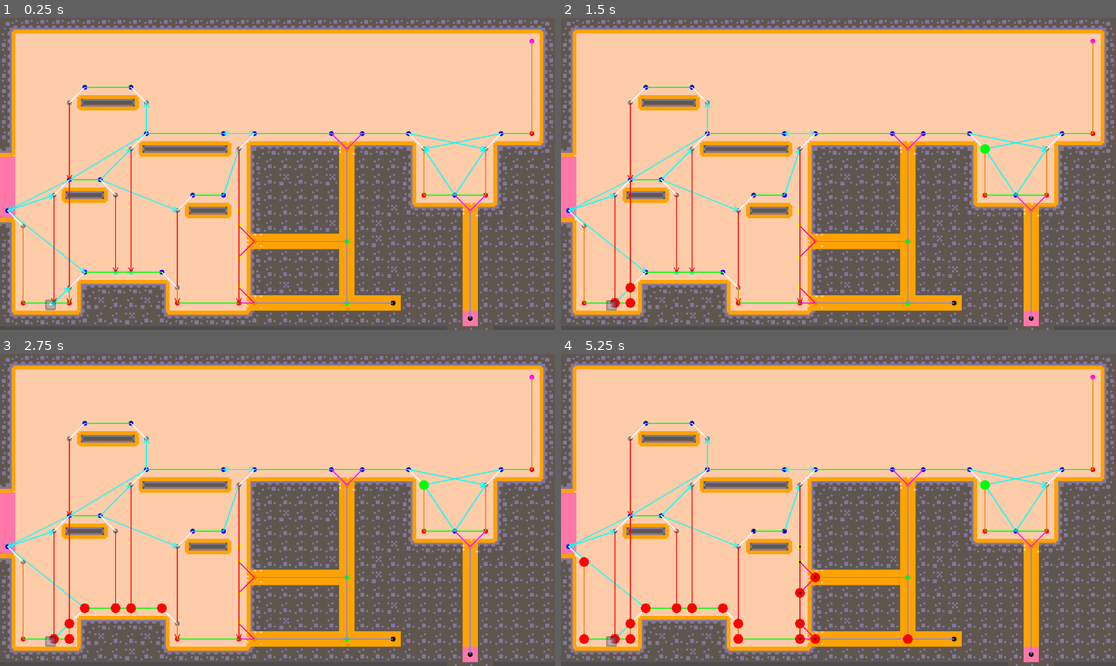
Above: before the commit, frames 1-4 (two rows, left to right).
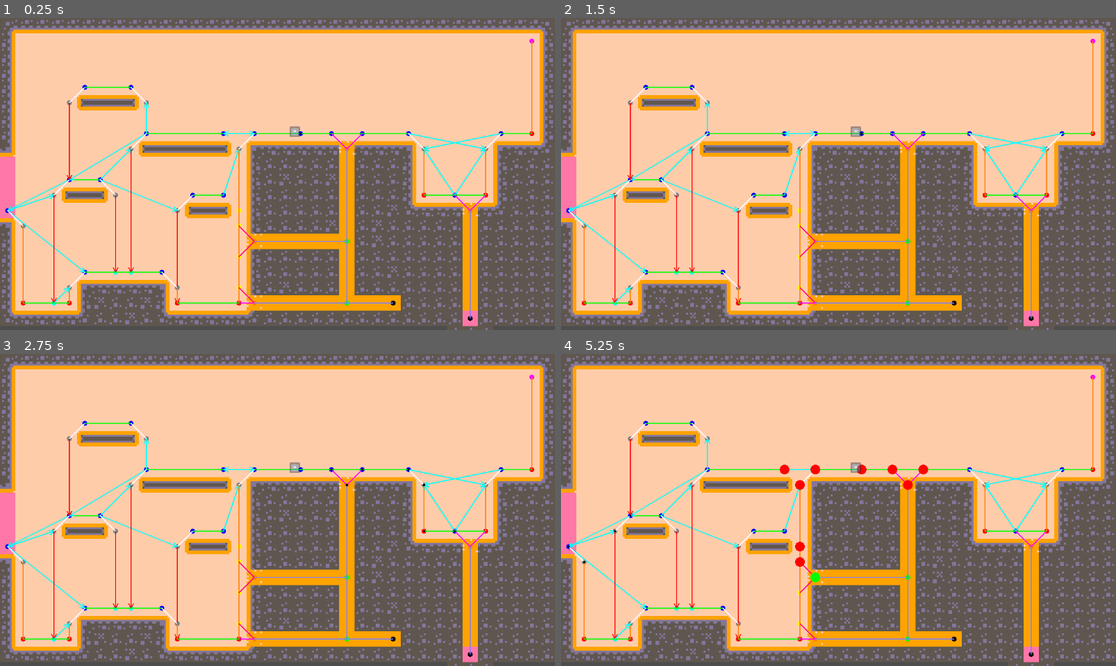
Above: after the commit, the same moments.

Repository: marolmmar1/TFG
Game: Godot game, scene res://Develop/Bioma.tscn
Same seed, same stepped clock (60 frames per second), same inputs: the game is played once before the commit and once after it. The engine's default icon, where the game draws it, is replaced by a stand-in: a white triangle on a blue panel in a dark square.
Inputs (mouse positions are in pixels of both pictures, inside the frame that each line leads up to):
- Up to frame 1 (0.25 s): no input
- Up to frame 2 (1.5 s): tap Enter at 0.5 s; move the mouse to (960, 158) at 0.52 s; click (960, 158) at 0.67 s; tap Space at 1.25 s; drag from (727, 189) to (566, 189) at 1.27 s
- Up to frame 3 (2.75 s): tap Enter at 2 s; move the mouse to (333, 441) at 2.02 s; click (333, 441) at 2.17 s
- Up to frame 4 (5.25 s): tap Space at 2.75, 4.25 s; drag from (810, 572) to (672, 463) at 2.77 s; tap Enter at 3.5 s; move the mouse to (1005, 556) at 3.52 s; click (1005, 556) at 3.67 s; drag from (672, 463) to (566, 525) at 4.27 s; move the mouse to (866, 510) at 5.02 s; click (866, 510) at 5.17 s

The runs differ from the first frame. In frame 1, 0.4% of the frame differs, in the area x 8-55%, y 34-94%; in frame 2, 0.5%; in frame 3, 0.7%; in frame 4, 1.5%, in the area x 1-78%, y 34-94%.
Error after the commit: Invalid type in function 'map_to_local' in base 'TileMap'. Cannot convert argument 1 from Nil to Vector2i. (res://AStarGraph/tile_map_helper.gd:79)

Commit message:
general bug fixing

Diff:
--- a/AStar/AStar.tscn
+++ /dev/null
@@ -1,21 +0,0 @@
-[gd_scene load_steps=5 format=3 uid="uid://ci6e23n678kxs"]
-
-[ext_resource type="Script" path="res://AStar/a_star_graph.gd" id="1_k4lbb"]
-[ext_resource type="Script" path="res://AStar/tile_map_helper.gd" id="2_4l024"]
-[ext_resource type="Script" path="res://AStar/nodes_helper.gd" id="3_txqkn"]
-[ext_resource type="Script" path="res://AStar/link_helper.gd" id="4_sgoau"]
-
-[node name="AStar" type="Node2D"]
-script = ExtResource("1_k4lbb")
-
-[node name="TileMapHelper" type="Node" parent="."]
-script = ExtResource("2_4l024")
-
-[node name="NodesHelper" type="Node" parent="."]
-script = ExtResource("3_txqkn")
-
-[node name="LinkHelper" type="Node" parent="."]
-script = ExtResource("4_sgoau")
-
-[node name="RayCast2D" type="RayCast2D" parent="."]
-collision_mask = 3
--- /dev/null
+++ b/AStarGraph/AStar.tscn
@@ -0,0 +1,25 @@
+[gd_scene load_steps=6 format=3 uid="uid://ci6e23n678kxs"]
+
+[ext_resource type="Script" path="res://AStarGraph/a_star_graph.gd" id="1_k4lbb"]
+[ext_resource type="Script" path="res://AStarGraph/tile_map_helper.gd" id="2_4l024"]
+[ext_resource type="Script" path="res://AStarGraph/nodes_helper.gd" id="3_txqkn"]
+[ext_resource type="Script" path="res://AStarGraph/link_helper.gd" id="4_sgoau"]
+[ext_resource type="Script" path="res://AStarGraph/creature_node_monitor.gd" id="5_es240"]
+
+[node name="AStar" type="Node2D"]
+script = ExtResource("1_k4lbb")
+
+[node name="TileMapHelper" type="Node" parent="."]
+script = ExtResource("2_4l024")
+
+[node name="NodesHelper" type="Node" parent="."]
+script = ExtResource("3_txqkn")
+
+[node name="LinkHelper" type="Node" parent="."]
+script = ExtResource("4_sgoau")
+
+[node name="RayCast2D" type="RayCast2D" parent="."]
+collision_mask = 3
+
+[node name="CreatureNodeMonitor" type="Node" parent="."]
+script = ExtResource("5_es240")
--- a/AStar/a_star_graph.gd
+++ b/AStarGraph/a_star_graph.gd
@@ -1,4 +1,6 @@
 extends Node2D
+
+@export var creature: Node2D #DEBUG
 
 @export var tilemap: TileMap
 @export var doors: Node2D
@@ -6,9 +8,10 @@
 @export var vertical_jump_dist: int = 3
 @export var max_fall_height: int = 15
 
-var tmhelper
-var nodes_helper
-var link_helper
+@onready var tmhelper = $TileMapHelper
+@onready var nodes_helper = $NodesHelper
+@onready var link_helper = $LinkHelper
+@onready var creature_node_monitor = $CreatureNodeMonitor
 
 var astar_nodes = {}
 
@@ -29,15 +32,10 @@
 	# Godot needs a frame to set up the tilemap collisions in memory
 	await get_tree().process_frame
 
-	tmhelper = $TileMapHelper
-	tmhelper.tilemap = tilemap
-	tmhelper.doors = doors
-
-	nodes_helper = $NodesHelper
-	nodes_helper.tmhelper = tmhelper
-
-	link_helper = $LinkHelper
-	link_helper.tmhelper = tmhelper
+	tmhelper.init(tilemap, doors)
+	nodes_helper.init(tmhelper)
+	link_helper.init(tmhelper)
+	creature_node_monitor.init(creature)
 
 	calculate_astar_nodes()
 
@@ -57,25 +55,25 @@
 	link_helper.link_platform_nodes(astar_nodes, platform_nodes, platform_wall_nodes, platform_fall_nodes)
 	link_helper.link_wall_nodes(astar_nodes, wall_nodes, platform_wall_nodes, wall_corner_nodes, wall_grab_nodes)
 	link_helper.link_intersection_and_tunnel_gate_nodes(astar_nodes, intersection_nodes, tunnel_gate_nodes, tunnel_end_nodes)
-	link_helper.link_platform_and_wall_nodes(astar_nodes, platform_nodes, wall_nodes, wall_grab_nodes)
+	link_helper.link_platform_and_wall_nodes(astar_nodes, platform_nodes, wall_grab_nodes)
 	link_helper.link_tunnel_gate_nodes(astar_nodes, tunnel_gate_nodes, platform_nodes, wall_nodes, platform_wall_nodes)
 	link_helper.link_nodes_by_jump(astar_nodes, platform_nodes, wall_grab_nodes, platform_fall_nodes, vertical_jump_dist, horizontal_jump_dist, max_fall_height)
-	link_helper.link_nodes_by_fall(astar_nodes, platform_nodes, wall_grab_nodes, platform_wall_nodes, platform_fall_nodes, max_fall_height)
+	link_helper.link_nodes_by_fall(astar_nodes, platform_nodes, wall_grab_nodes, platform_wall_nodes, platform_fall_nodes, wall_nodes, max_fall_height)
 
 	delete_isolated_nodes()
 
 	queue_redraw()
 
 
-func add_node(node_pos, update_radius):
-	var node = tmhelper.to_local_position(node_pos)
+func add_node(node, update_radius):
 
 	if tmhelper.is_terrain(node) or not tmhelper.is_adjacent_to_terrain(node):
 		return
 
 	if astar_nodes.has(node):
-		pass
-	elif nodes_helper.is_mid_platform_node(node):
+		return
+
+	if nodes_helper.is_mid_platform_node(node):
 		astar_nodes[node] = []
 		platform_nodes.append(node)
 	elif nodes_helper.is_mid_wall_node(node):
@@ -84,7 +82,33 @@
 	elif nodes_helper.is_mid_tunnel_node(node):
 		astar_nodes[node] = []
 		intersection_nodes.append(node)
-
+	#TODO add mid_air_node
+
+	update_nodes_in_radius(node, update_radius)
+
+func delete_node(node, update_radius):
+
+	if nodes_helper.is_mid_platform_node(node):
+		astar_nodes.erase(node)
+		platform_nodes.erase(node)
+	elif nodes_helper.is_mid_wall_node(node):
+		astar_nodes.erase(node)
+		wall_nodes.erase(node)
+	elif nodes_helper.is_mid_tunnel_node(node):
+		astar_nodes.erase(node)
+		intersection_nodes.erase(node)
+	#TODO add mid_air_node
+
+	update_nodes_in_radius(node, update_radius)
+
+	# Clean leftover edges
+	for n in astar_nodes:
+		for edge in astar_nodes[n]:
+			if not astar_nodes.has(edge.to) or not astar_nodes.has(edge.from):
+				astar_nodes[n].erase(edge)
+
+
+func update_nodes_in_radius(node, update_radius):
 
 	update_nodes = []
 	var update_platform_nodes = []
@@ -101,10 +125,12 @@
 		if n.distance_to(node) <= update_radius:
 			update_nodes.append(n)
 
+			# Delete all edges in radius
 			for edge in astar_nodes[n]:
 				if update_nodes.has(edge.to) and not update_nodes.has(edge.from):
 					astar_nodes[n].erase(edge)
 
+			# Add to appropriate lists
 			if platform_nodes.has(n):
 				update_platform_nodes.append(n)
 			if platform_wall_nodes.has(n):
@@ -124,13 +150,14 @@
 			if platform_fall_nodes.has(n):
 				update_platform_fall_nodes.append(n)
 
-	link_helper.link_platform_nodes(astar_nodes, update_platform_nodes, update_wall_nodes, update_platform_fall_nodes)
+	# Only consider nodes in radius for linking. Astar nodes are only used to update the graph
+	link_helper.link_platform_nodes(astar_nodes, update_platform_nodes, update_platform_wall_nodes, update_platform_fall_nodes)
 	link_helper.link_wall_nodes(astar_nodes, update_wall_nodes, update_platform_wall_nodes, update_wall_corner_nodes, update_wall_grab_nodes)
 	link_helper.link_intersection_and_tunnel_gate_nodes(astar_nodes, update_intersection_nodes, update_tunnel_gate_nodes, update_tunnel_end_nodes)
-	link_helper.link_platform_and_wall_nodes(astar_nodes, update_platform_nodes, update_wall_nodes, update_wall_grab_nodes)
+	link_helper.link_platform_and_wall_nodes(astar_nodes, update_platform_nodes, update_wall_grab_nodes)
 	link_helper.link_tunnel_gate_nodes(astar_nodes, update_tunnel_gate_nodes, update_platform_nodes, update_wall_nodes, update_platform_wall_nodes)
 	link_helper.link_nodes_by_jump(astar_nodes, update_platform_nodes, update_wall_grab_nodes, update_platform_fall_nodes, vertical_jump_dist, horizontal_jump_dist, max_fall_height)
-	link_helper.link_nodes_by_fall(astar_nodes, update_platform_nodes, update_wall_grab_nodes, update_platform_wall_nodes, update_platform_fall_nodes, max_fall_height)
+	link_helper.link_nodes_by_fall(astar_nodes, update_platform_nodes, update_wall_grab_nodes, update_platform_wall_nodes, update_platform_fall_nodes, update_wall_nodes, max_fall_height)
 
 	queue_redraw()
 
@@ -274,6 +301,7 @@
 			if not visited.has(edge.to):
 				stack.append(edge.to)
 	return visited
+
 
 
 #DEBUG
--- /dev/null
+++ b/AStarGraph/creature_node_monitor.gd
@@ -0,0 +1,30 @@
+extends Node
+
+
+@onready var astar_graph = get_parent()
+@onready var tmhelper = $"../TileMapHelper"
+
+var temporary_nodes = {}
+var creature: Node2D #DEBUG
+
+func init(_creature):
+	creature = _creature
+	temporary_nodes[creature] = null
+	update_node(creature, tmhelper.to_local_position(creature.position))
+
+func _process(delta):
+
+	#TODO loop through all creatures from state
+
+	var pos = tmhelper.to_local_position(creature.position)
+	if temporary_nodes[creature] != pos:
+		update_node(creature, pos)
+
+func update_node(_creature, pos):
+	if temporary_nodes[_creature]:
+		astar_graph.delete_node(temporary_nodes[_creature], 7.5)
+		temporary_nodes[_creature] = null
+
+	if not astar_graph.astar_nodes.has(pos):
+		temporary_nodes[_creature] = pos
+		astar_graph.add_node(pos, 5.0)
--- a/AStar/link_helper.gd
+++ b/AStarGraph/link_helper.gd
@@ -1,6 +1,9 @@
 extends Node
 
 var tmhelper
+
+func init(_tmhelper):
+	tmhelper = _tmhelper
 
 func link_platform_nodes(astar_nodes, platform_nodes, platform_wall_nodes, platform_fall_nodes):
 
@@ -153,9 +156,9 @@
 
 	return true
 
-func link_platform_and_wall_nodes(astar_nodes, platform_nodes, wall_nodes, wall_grab_nodes):
-
-	var all_wall_nodes = wall_nodes + wall_grab_nodes
+func link_platform_and_wall_nodes(astar_nodes, platform_nodes, wall_grab_nodes):
+
+	var all_wall_nodes = wall_grab_nodes
 
 	for i in range(all_wall_nodes.size()):
 		var node_a = all_wall_nodes[i]
@@ -180,13 +183,11 @@
 
 	for i in range(all_nodes.size()):
 		var node_a = all_nodes[i]
-		for j in range(i + 1, all_nodes.size()):
-			var node_b = all_nodes[j]
-			if tmhelper.get_adjacent_cells(node_a).has(node_b) and \
-				tunnel_gate_nodes.has(node_a) or tunnel_gate_nodes.has(node_b) and \
-				(platform_nodes.has(node_a) or platform_nodes.has(node_b) or \
-				wall_nodes.has(node_a) or wall_nodes.has(node_b) or \
-				platform_wall_nodes.has(node_a) or platform_wall_nodes.has(node_b)):
+		for j in range(all_nodes.size()):
+			var node_b = all_nodes[j]
+			if tmhelper.get_adjacent_cells(node_a).has(node_b) and tunnel_gate_nodes.has(node_a) and \
+			(platform_nodes.has(node_b) or wall_nodes.has(node_b) or platform_wall_nodes.has(node_b)):
+
 				# Add a bidirectional connection depending on the source node
 				if wall_nodes.has(node_b):
 					astar_nodes[node_a].append(Edge.new(node_a, node_b, Edge.MovementType.SWITCH_CRAWL_CLIMB))
@@ -271,7 +272,7 @@
 
 	return true
 
-func link_nodes_by_fall(astar_nodes, platform_nodes, wall_grab_nodes, platform_wall_nodes, platform_fall_nodes, max_fall_height):
+func link_nodes_by_fall(astar_nodes, platform_nodes, wall_grab_nodes, platform_wall_nodes, platform_fall_nodes, wall_nodes, max_fall_height):
 	var floor_nodes = platform_nodes + platform_fall_nodes + platform_wall_nodes
 
 	for i in range(wall_grab_nodes.size()):
@@ -290,11 +291,11 @@
 			if guard:
 				continue
 
-			if are_nodes_connected_by_fall(node_a, node_b, max_fall_height):
+			if are_nodes_connected_by_fall(node_a, node_b, wall_nodes, max_fall_height):
 				# Add a onedirectional connection
 				astar_nodes[node_a].append(Edge.new(node_a, node_b, Edge.MovementType.FALL))
 
-func are_nodes_connected_by_fall(node_a: Vector2i, node_b: Vector2i, max_fall_height) -> bool:
+func are_nodes_connected_by_fall(node_a: Vector2i, node_b: Vector2i, wall_nodes, max_fall_height) -> bool:
 
 	if node_a.x != node_b.x or node_a.y >= node_b.y:
 		return false
@@ -302,4 +303,17 @@
 	if node_b.y - node_a.y > max_fall_height:
 		return false
 
-	return true
+	# Check all tiles between node_a and node_b
+	var current = node_a + Vector2i.DOWN
+	while current != node_b:
+		# Check if the current tile itself is terrain
+		if tmhelper.is_terrain(current):
+			return false
+
+		# Check if the current tile already has a node
+		if wall_nodes.has(current):
+			return false
+
+		current += Vector2i.DOWN
+
+	return true
--- a/AStar/nodes_helper.gd
+++ b/AStarGraph/nodes_helper.gd
@@ -1,6 +1,9 @@
 extends Node
 
 var tmhelper
+
+func init(_tmhelper):
+	tmhelper = _tmhelper
 
 func is_platform_node(cell: Vector2i, platform_wall_nodes) -> bool:
 	# Check if there is terrain directly below (0, 1)
--- a/AStar/tile_map_helper.gd
+++ b/AStarGraph/tile_map_helper.gd
@@ -3,6 +3,10 @@
 var tilemap: TileMap
 var doors: Node2D
 @onready var _raycast: RayCast2D = $"../RayCast2D"
+
+func init(_tilemap, _doors):
+	tilemap = _tilemap
+	doors = _doors
 
 func is_terrain(cell):
 
--- a/Creatures/GroundCreature/ground_creature_ai.gd
+++ b/Creatures/GroundCreature/ground_creature_ai.gd
@@ -1,6 +1,6 @@
 extends Node2D
 
-@export var detect_node_dist: float = 5.0
+@export var detect_node_dist: float = 30.0 # Tile size
 @export var unnecessary_jump_threshold: float = 25.0
 
 @onready var astar_ai = $AstarAI
@@ -49,8 +49,8 @@
 		if not astar_graph.astar_nodes:
 			return
 
-		var current_node = get_closest_node(controller.position, 1000)
-		var target_node = get_closest_node(target, 1000)
+		var current_node = get_closest_node(controller.position, 30)
+		var target_node = get_closest_node(target, 30)
 
 		# #DEBUG
 		astar_graph.astar_on_going = []
--- a/Creatures/States/fall_state.gd
+++ b/Creatures/States/fall_state.gd
@@ -27,7 +27,10 @@
 		if should_grab:
 			controller.velocity -= (controller.velocity.normalized() * drag_force * delta).limit_length(controller.velocity.length())
 
-		if controller.velocity.length() < velocity_end_threshold:
+			if controller.velocity.length() < velocity_end_threshold:
+				end_state()
+
+		else:
 			end_state()
 
 	controller.velocity.y += gravity * delta
--- a/Creatures/States/switch_crawl_walk_state.gd
+++ b/Creatures/States/switch_crawl_walk_state.gd
@@ -6,11 +6,14 @@
 
 var target_node
 var movement_normal
+var movement_normal_2
 
 func enter(vars):
 	target_node = vars["target node"] as Vector2
 
+	#SUS Maybe a bit problematic to check both directions if there is a terrain corner nearby?
 	movement_normal = Vector2i(round((target_node - controller.position).normalized().x), round(-(target_node - controller.position).normalized().y))
+	movement_normal_2 = Vector2i(round(-(target_node - controller.position).normalized().x), round((target_node - controller.position).normalized().y))
 
 	controller.set_collision_for_tunnel(false)
 
@@ -27,7 +30,7 @@
 
 func tick(delta):
 
-	if not (controller.check_corner(movement_normal) or controller.check_is_on_tunnel() or controller.check_is_on_floor()):
+	if not (controller.check_corner(movement_normal) or controller.check_corner(movement_normal_2) or controller.check_is_on_tunnel() or controller.check_is_on_floor()):
 		on_change_state.emit(fall_state, {})
 
 	controller.velocity = (target_node - controller.position).normalized() * speed
--- a/Develop/Bioma.tscn
+++ b/Develop/Bioma.tscn
@@ -1,7 +1,7 @@
 [gd_scene load_steps=6 format=3 uid="uid://ccf6t4ko0ds42"]
 
 [ext_resource type="TileSet" uid="uid://b4u5e7btrs2ms" path="res://Zones/TestTileset.tres" id="1_chf4t"]
-[ext_resource type="PackedScene" uid="uid://ci6e23n678kxs" path="res://AStar/AStar.tscn" id="2_hqvih"]
+[ext_resource type="PackedScene" uid="uid://ci6e23n678kxs" path="res://AStarGraph/AStar.tscn" id="2_hqvih"]
 [ext_resource type="Script" path="res://Develop/Debug/target_spawner_debugger.gd" id="4_3moak"]
 [ext_resource type="PackedScene" uid="uid://dahmo14t7kdaw" path="res://Creatures/GroundCreature/GroundCreature.tscn" id="7_t4mvu"]
 
@@ -30,12 +30,13 @@
 position = Vector2(0, -52.5)
 shape = SubResource("RectangleShape2D_wgtwq")
 
-[node name="AStar" parent="." node_paths=PackedStringArray("tilemap", "doors") instance=ExtResource("2_hqvih")]
+[node name="AStar" parent="." node_paths=PackedStringArray("creature", "tilemap", "doors") instance=ExtResource("2_hqvih")]
+creature = NodePath("../Creature")
 tilemap = NodePath("../TileMap")
 doors = NodePath("../TileMap/Doors")
 
 [node name="Creature" parent="." node_paths=PackedStringArray("astar") instance=ExtResource("7_t4mvu")]
-position = Vector2(105, 582)
+position = Vector2(612, 236)
 astar = NodePath("../AStar")
 
 [node name="TargetSpawnerDebugger" type="Node2D" parent="." node_paths=PackedStringArray("astar_graph", "creature")]
--- a/Develop/Debug/target_spawner_debugger.gd
+++ b/Develop/Debug/target_spawner_debugger.gd
@@ -6,11 +6,18 @@
 @export var creature: Node2D
 
 var guard := true
+var target
+var is_target_temporary
 
 func _unhandled_input(event: InputEvent) -> void:
 	if event is InputEventMouseButton and guard:
-		var target = get_global_mouse_position()
-		astar_graph.add_node(target, update_radius)
+		if target and is_target_temporary:
+			astar_graph.delete_node(astar_graph.tmhelper.to_local_position(target), update_radius)
+
+		target = get_global_mouse_position()
+		is_target_temporary = not astar_graph.astar_nodes.has(astar_graph.tmhelper.to_local_position(target))
+
+		astar_graph.add_node(astar_graph.tmhelper.to_local_position(target), update_radius)
 
 		creature.target = target
 
--- a/Zones/Zone1.tscn
+++ b/Zones/Zone1.tscn
@@ -1,7 +1,7 @@
 [gd_scene load_steps=6 format=3 uid="uid://cipwk801mq4uv"]
 
 [ext_resource type="TileSet" uid="uid://b4u5e7btrs2ms" path="res://Zones/TestTileset.tres" id="1_jd1wj"]
-[ext_resource type="PackedScene" uid="uid://ci6e23n678kxs" path="res://AStar/AStar.tscn" id="2_1wlk8"]
+[ext_resource type="PackedScene" uid="uid://ci6e23n678kxs" path="res://AStarGraph/AStar.tscn" id="2_1wlk8"]
 [ext_resource type="PackedScene" uid="uid://dahmo14t7kdaw" path="res://Creatures/GroundCreature/GroundCreature.tscn" id="4_5xxh6"]
 [ext_resource type="Script" path="res://Develop/Debug/target_spawner_debugger.gd" id="5_4ovi7"]
 [ext_resource type="PackedScene" uid="uid://dv4c5jsopxrlm" path="res://Zones/Doors/Door.tscn" id="5_hvtut"]
--- a/Zones/Zone2.tscn
+++ b/Zones/Zone2.tscn
@@ -1,10 +1,10 @@
 [gd_scene load_steps=19 format=3 uid="uid://b6wl5oasyc57g"]
 
 [ext_resource type="Texture2D" uid="uid://eujin7w1yov" path="res://Assets/kenney_pico-8-platformer/Default/Tilemap/tilemap_packed.png" id="1_ycd4v"]
-[ext_resource type="Script" path="res://AStar/a_star_graph.gd" id="2_hb76k"]
-[ext_resource type="Script" path="res://AStar/tile_map_helper.gd" id="3_8u1ia"]
-[ext_resource type="Script" path="res://AStar/nodes_helper.gd" id="4_p8gtn"]
-[ext_resource type="Script" path="res://AStar/link_helper.gd" id="5_af6qd"]
+[ext_resource type="Script" path="res://AStarGraph/a_star_graph.gd" id="2_hb76k"]
+[ext_resource type="Script" path="res://AStarGraph/tile_map_helper.gd" id="3_8u1ia"]
+[ext_resource type="Script" path="res://AStarGraph/nodes_helper.gd" id="4_p8gtn"]
+[ext_resource type="Script" path="res://AStarGraph/link_helper.gd" id="5_af6qd"]
 [ext_resource type="Texture2D" uid="uid://dagii0va0jdne" path="res://Assets/kenney_pico-8-platformer/Transparent/Tiles/tile_0073.png" id="6_1ylac"]
 [ext_resource type="Script" path="res://Creatures/ground_creature.gd" id="7_320c7"]
 [ext_resource type="Texture2D" uid="uid://2l44j7m7c03b" path="res://icon.svg" id="8_v37tp"]
Renamed: AStar/Pathfinder.gd -> AStarGraph/Pathfinder.gd
Renamed: AStar/edge.gd -> AStarGraph/edge.gd
Renamed: AStar/face.tscn -> AStarGraph/face.tscn
